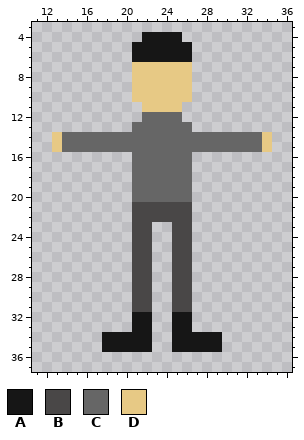
Edited in one commit: pixel-art sprite (resources/unit/squaddie.png). This is how it looked before the edit.
The file is 48x48 pixels. Colours within 5 levels of each other are drawn and written as one. Shown: x 11..36, y 3..37.
Palette (. is transparent): A #161616  B #494747  C #666666  D #e7c985
And afterwards:
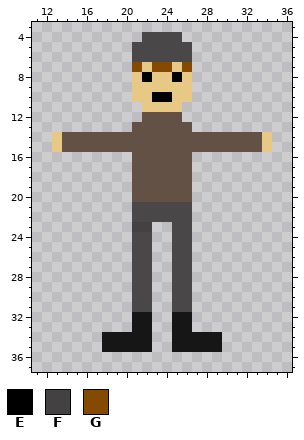
Colours new in this view: E #000000  F #434141  G #844b00
Change:
colour C: #666666 -> #645146
y 4: x 22..25 AAAA -> BBBB
y 5..6: x 21..26 AAAAAA -> BBBBBB
y 7: x 21 D -> G; x 23..24 DD -> GG; x 26 D -> G
y 8: x 22 D -> E; x 25 D -> E
y 10: x 23..24 DD -> EE
y 23: x 21..22 BB -> FF
